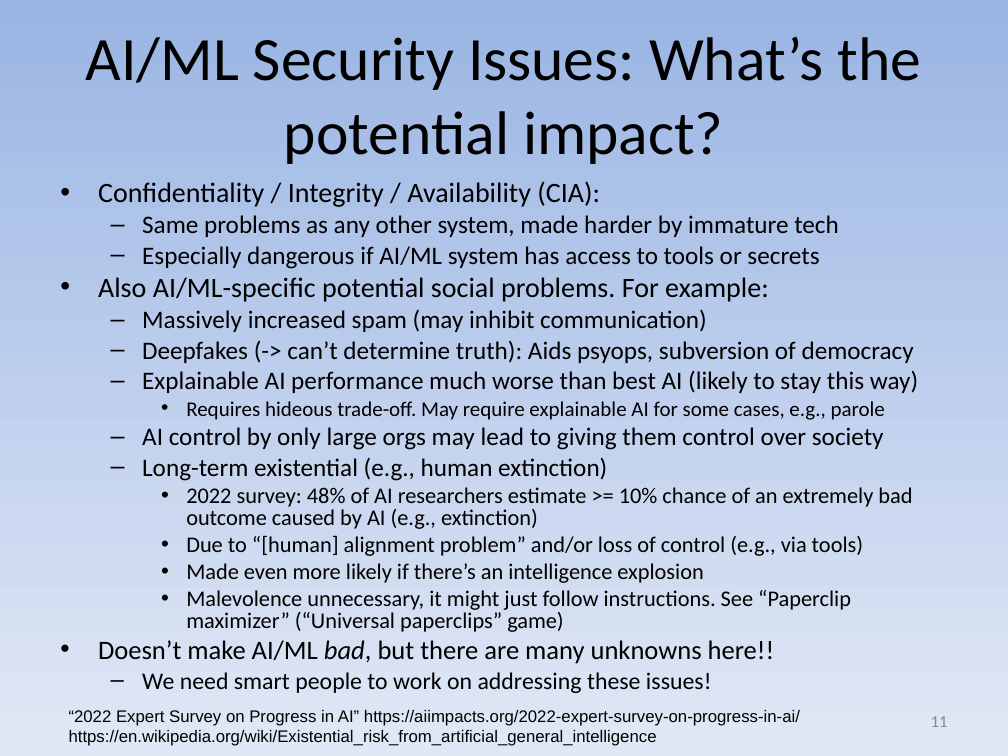
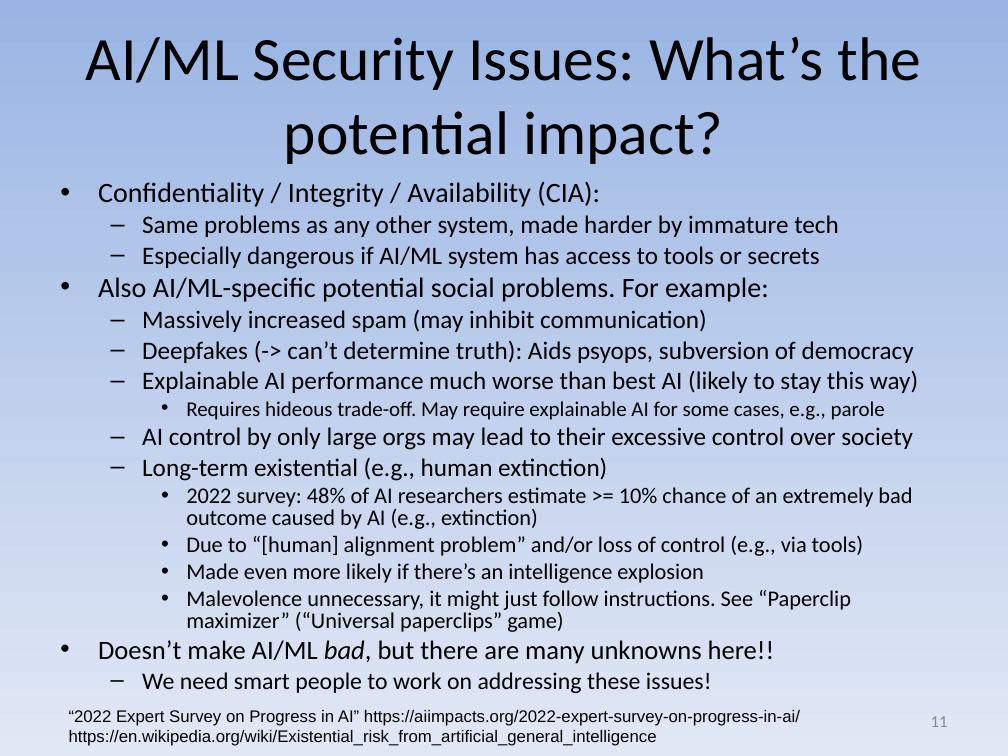
Before and after one commit to david-a-wheeler/david-a-wheeler.github.io, a slide deck: slide 11 of secure-class/presentations/Secure-Software-10-Misc.ppt. Drawn at 1008x756 pixels with LibreOffice and Linux fonts; fonts in the diff are those of the drawing. Boxes give left, top, right and bottom in pixels: in the first picture for what was removed or moved away, otherwise in the second. Text is boxed around its words. In the diff, an @@ line names an element or a change of style, - is before the commit and + after.

```diff
--- a/secure-class/presentations/Secure-Software-10-Misc.ppt
+++ b/secure-class/presentations/Secure-Software-10-Misc.ppt
@@ text at [142,427,913,450]: text changed @@
-  – AI control by only large orgs may lead to giving them control over society
+  – AI control by only large orgs may lead to their excessive control over society
```
Also in this commit, not shown: 6 other slides changed, 2 slides added.
